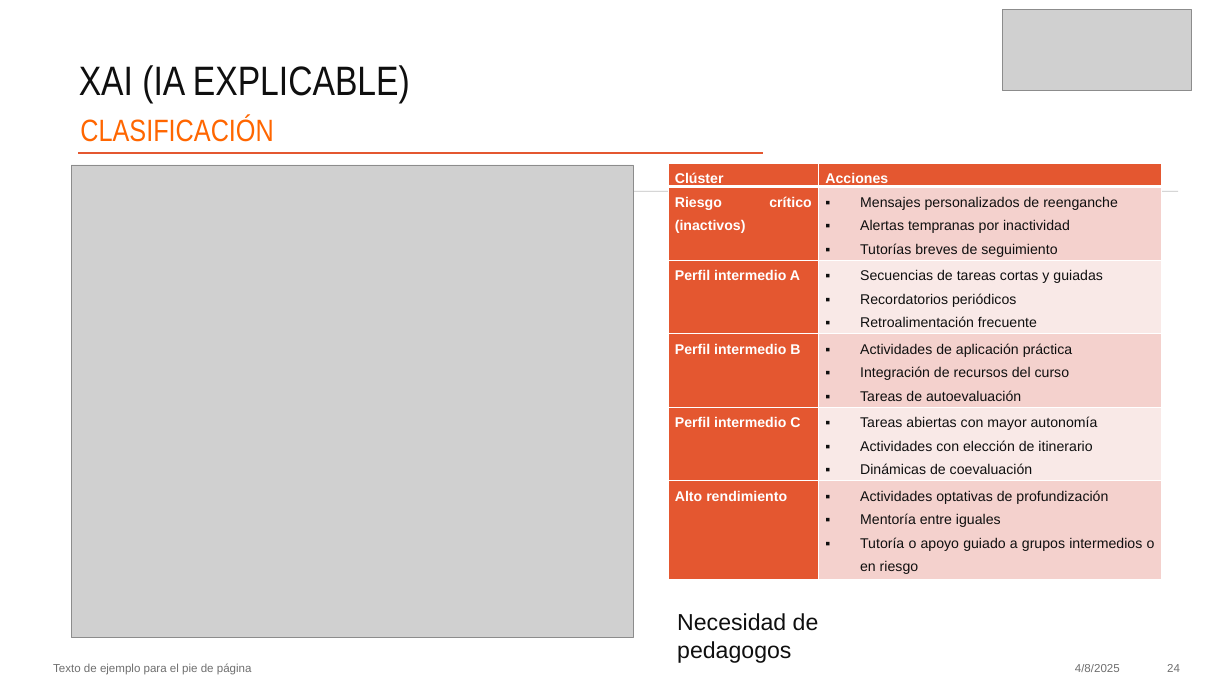
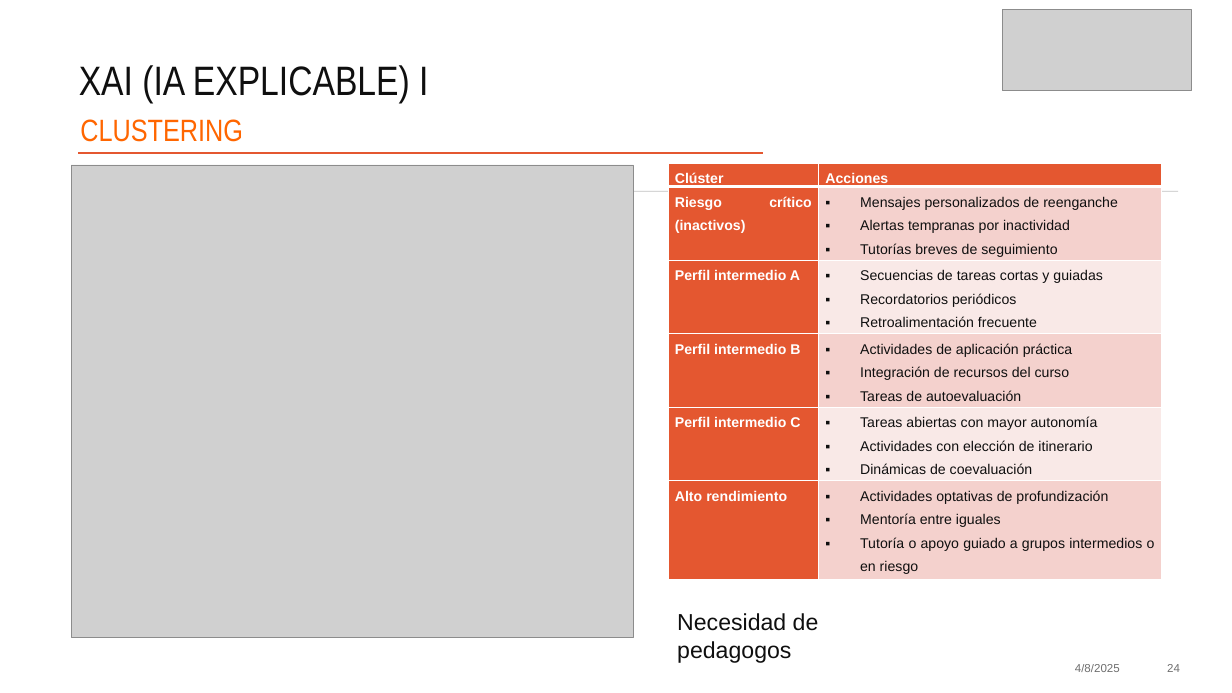
Before and after one commit to MichaeLaudrup/Artificial_Intelligence_Msc, a slide deck: slide 24 of TFM_education_ai_analytics/docs/Presentacion.pptx. Drawn at 1232x693 pixels with LibreOffice and Linux fonts; fonts in the diff are those of the drawing; grey boxes stand for pictures. Boxes give left, top, right and bottom in pixels: in the first picture for what was removed or moved away, otherwise in the second. Text is boxed around its words. In the diff, an @@ line names an element or a change of style, - is before the commit and + after.

```diff
--- a/TFM_education_ai_analytics/docs/Presentacion.pptx
+++ b/TFM_education_ai_analytics/docs/Presentacion.pptx
@@ title at <box>79,65,428,103</box>: text changed @@
-XAI (IA EXPLICABLE)
+XAI (IA EXPLICABLE) I
@@ text at <box>80,119,243,142</box>: text changed @@
-CLASIFICACIÓN
+CLUSTERING
@@ text removed at <box>53,663,252,675</box> @@
-Texto de ejemplo para el pie de página
```
Also in this commit, not shown: 25 other slides changed, 5 other files.
